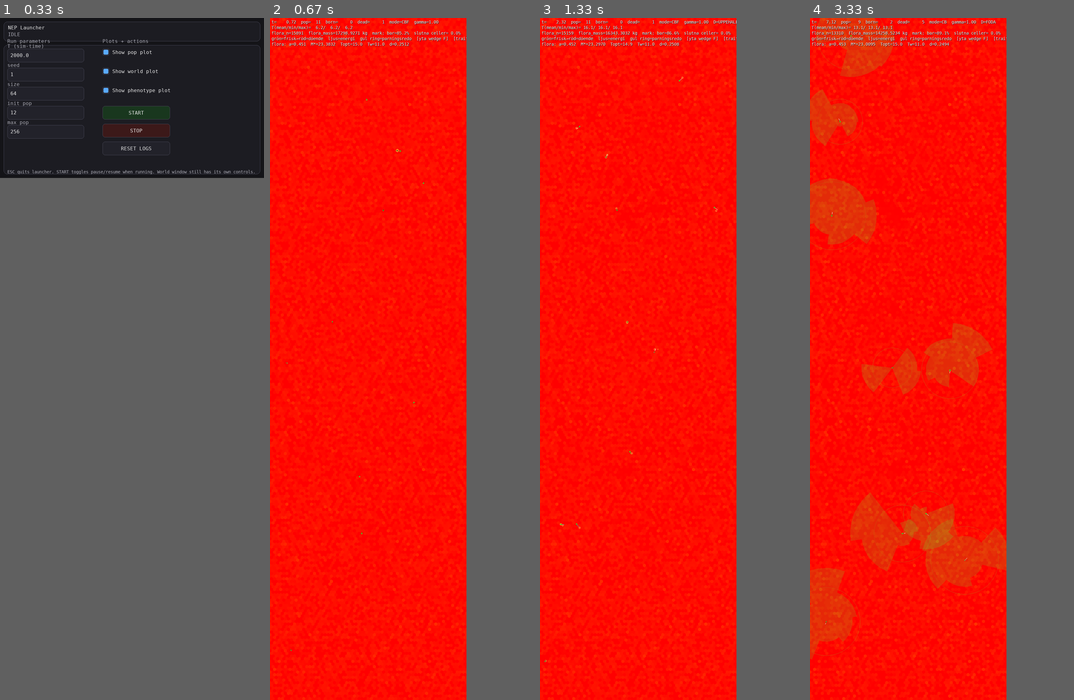
Above: before the commit, frames 1-4 (left to right).
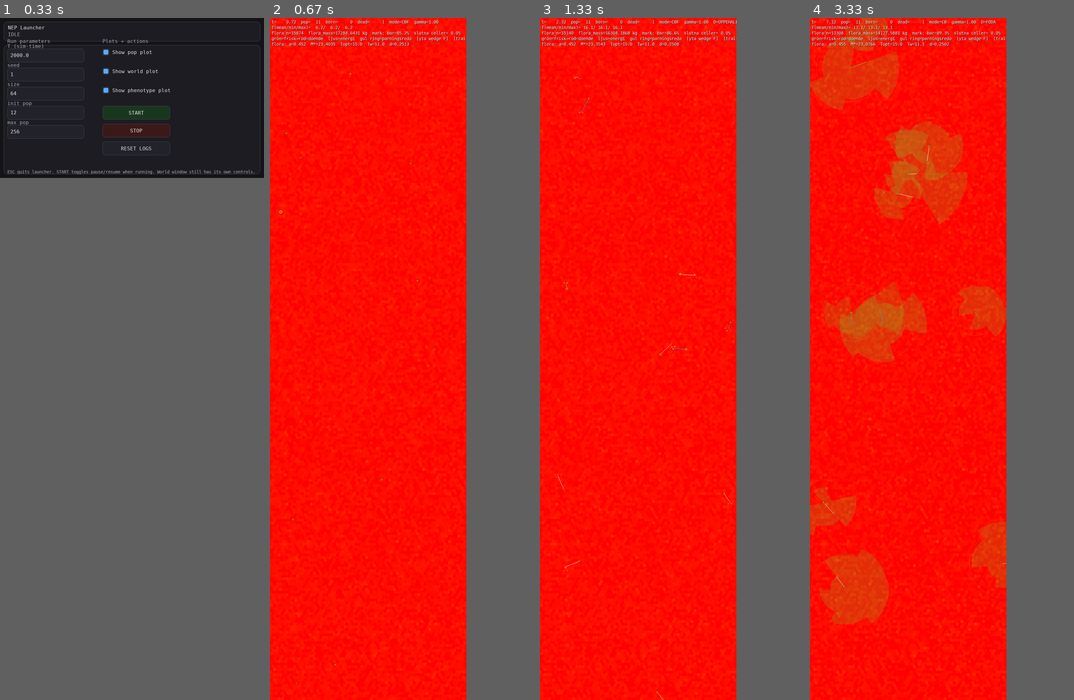
Above: after the commit, the same moments.

Repository: JoakimStorck/nep-process
Game: pygame game, started from nep_gui_launcher.py
The game is run twice, just before and just after one commit, with the same random seed, the same clock (stepped at 60 frames per second) and the same inputs.
Inputs (mouse positions are in pixels of both pictures, inside the frame that each line leads up to):
- Up to frame 1 (0.33 s): no input
- Up to frame 2 (0.67 s): click "START" at 0.38 s
- Up to frame 3 (1.33 s): hold D 0.67-1.13 s; move the mouse to (685, 461) at 0.7 s; hold W from 1.17 s (still down); move the mouse to (566, 372) at 1.2 s; tap Space at 1.23 s
- Up to frame 4 (3.33 s): release W at 1.47 s; hold D 1.5-1.97 s; move the mouse to (960, 365) at 1.53 s; tap Space at 1.57, 1.87, 2.07, 2.37, 2.63, 2.93, 3.07 s; hold A 2-2.53 s; move the mouse to (981, 536) at 2.03 s; tap 1 at 2.15 s; hold A 2.57-2.97 s; move the mouse to (894, 536) at 2.6 s; hold W from 3 s (still down); move the mouse to (902, 604) at 3.03 s

Frame 1 is identical in both runs. In frame 2, less than 0.1% of the frame differs, in the area x 3-70%, y 1-98%; in frame 3, 0.2%; in frame 4, 22%, in the area x 0-75%, y 0-100%.

Commit message:
0219: marschfarten härleds biomekaniskt
Kraftbalansen utgår. Farten sätts av kroppsstorleken, v = 1200 ·
(M/2 kg)^0,2 cellbredder per månad, alltså 0,39 km/dygn vid 2 kg och
0,18 vid 40 gram — en faktor 2,2 där kraftbalansen gav fyrtio.
v_travel_ref är härlett ur energimodellens bansträcka (4 340 cb/mån,
1,4 km/dygn) med en tortuositet på ungefär en tredjedel. Motståndet
sänker farten och höjer kostnaden per meter; ansträngningen normeras mot
djurets egen marschfart.

Sträckan gås i delsteg inom ticken: med 11–28 cellbredder per tick mot
en synvidd på 7 gick djuren blint och andelen tick i vatten steg från 12
till 53 procent. Nu stannar djuret där vattnet blir djupare än det
självt, och energin betalar för den sträcka som gicks. Andelen i vatten
är nu 8 procent.

Utfall, tre frön mot 0218: faunan överlever i f6-256 för första gången,
i alla tre frön — 45/57/54 djur efter fyra år mot utdöd vid 23–36
månader, djurmånader 6225–8109 mot 699–1467, och ungarnas medianålder
vid död 3,7–5,1 månader mot 0,8–3,7. I liten6 dör den fortfarande ut,
men tre till sex gånger senare.

Kvar: steget är längre än synvidden, delstegen löser hinder men inte
beslut, och kraftbalansens konstanter har inga läsare.

Co-Authored-By: Claude Opus 5 <noreply@anthropic.com>

Diff:
--- a/agent.py
+++ b/agent.py
@@ -301,6 +301,30 @@
     # ------------------------
     # Kraftbalansen sätter **farten**. Efter 0174 sätter den inte längre
     # energin; se `cot_k`.
+    # --- Marschfarten, biomekanisk (0219) --------------------------------
+    #
+    # Farten löstes tidigare ur en kraftbalans `F_prop = c₁v + c₂v²` med
+    # `F_prop ∝ M^(2/3)` och dragkonstanter som inte berodde på massan. Uppmätt
+    # gav det `fart ∝ M^0,95` mot verklighetens M^0,17–0,24 — en unge på 0,1 kg
+    # rörde sig en fyrtiondel så fort som en vuxen på 2 kg i stället för
+    # hälften — och skalan låg fyrtio gånger under den bansträcka
+    # energimodellen redan betalade för. `v_max = 100` var, med
+    # `docs/rorelsens-arkitektur.md`s egna ord, "en klampningsgräns och ingen
+    # biologisk fart".
+    #
+    # Nu sätts marschfarten av kroppsstorleken och energin ligger kvar på
+    # Taylors transportkostnad, så de två sidorna talar samma språk.
+    #
+    # `v_travel_ref` är **riktad** förflyttning vid full gas för ett djur på
+    # `v_ref_mass_kg`. Energimodellens bansträcka är 4 340 cellbredder per
+    # månad, alltså 1,4 km/dygn, vilket är rätt för en liten växtätare. En
+    # födosökande bana är slingrande, så nettoförflyttningen är omkring en
+    # tredjedel: 1 200 cellbredder per månad, 0,4 km/dygn.
+    v_travel_ref: float = 1200.0
+    v_ref_mass_kg: float = 2.0
+    v_mass_exp: float = 0.2
+    # Kraftbalansens konstanter. Utan läsare sedan 0219; `drag_lin` finns kvar
+    # eftersom scenariofilerna sätter den.
     F0: float = 5.0e4
     force_mass_exp: float = 2.0 / 3.0
     drag_lin: float = 220.0
@@ -1194,6 +1218,19 @@
         rest_N = (want_p - to_pool) * N_PER_KG_PROTEIN
         if rest_N > 0.0:
             self.out_nutrient_kg += rest_N
+
+    def marschfart(self) -> float:
+        """
+        Kroppens marschfart i cellbredder per månad (0219).
+
+        Biomekanisk allometri: `v = v_ref · (M/M_ref)^0,2`, mätt på den magra
+        våta massan — det är kroppens storlek och inte dess hull som sätter
+        steglängden. Ersätter kraftbalansen, vars dragkonstanter inte berodde
+        på massan och som gav `fart ∝ M^0,95`.
+        """
+        AP = self.AP
+        M = max(1e-9, self.M_lean_wet())
+        return float(AP.v_travel_ref) * (M / max(1e-9, float(AP.v_ref_mass_kg))) ** float(AP.v_mass_exp)
 
     def M_lean_wet(self) -> float:
         """
@@ -1814,7 +1851,10 @@
         _cat_eff      = max(0.0, float(getattr(AP, 'catabolism_eff', 1.0)))
         _k_basal      = float(AP.k_basal)
         _compute_cost = float(AP.compute_cost)
-        _v_max        = float(AP.v_max)
+        # Ansträngningen normeras mot djurets **egen** marschfart sedan 0219;
+        # `v_max` var ett arkitektoniskt tak och gav små djur en ansträngning
+        # nära noll oavsett hur hårt de faktiskt gick.
+        _v_max        = max(1e-9, self.marschfart())
         _D_max        = float(AP.D_max)
         # Massorna i `AgentParams` och i genomet är våt levande massa;
         # tillstånden är torrsubstans sedan 0216. Omräkningen sker här.
@@ -4231,10 +4271,7 @@
         u = clamp(allow_move * thrust * fatigue_factor * weak_move, 0.0, 1.0)
 
         M_pre = max(1e-9, self.body.M_lean_wet())
-        F_prop = u * float(self.AP.F0) * (M_pre ** float(self.AP.force_mass_exp))
-
-        c1 = float(self.AP.drag_lin)
-        c2 = float(self.AP.drag_quad)
+        v_egen = self.body.marschfart()
 
         # Vattnet som medium. Draget höjs med hur illa kroppen flyter gånger
         # hur djupt vattnet är. En neutral kropp möter inget extra motstånd; en
@@ -4246,8 +4283,6 @@
         w_fac = self._water_factor()
         if w_fac > 0.0:
             mult = 1.0 + float(self.AP.water_drag_gain) * w_fac
-            c1 *= mult
-            c2 *= mult
 
         # Lutningen i färdriktningen. Uppför kostar, nedför är billigt men inte
         # gratis — och asymmetrin mellan de två är fysiologi: koncentriskt
@@ -4272,41 +4307,22 @@
             if smult < 0.1:
                 smult = 0.1
             smult_cot = smult
-            c1 *= smult
-            c2 *= smult
-
-        if F_prop <= 0.0:
-            speed = 0.0
-        elif c2 > 0.0:
-            speed = (math.sqrt(c1 * c1 + 4.0 * c2 * F_prop) - c1) / (2.0 * c2)
-        else:
-            speed = F_prop / max(c1, 1e-12)
-        speed = min(max(0.0, speed), float(self.AP.v_max))
+
+        # Motståndet — vatten och lutning — sänker farten och höjer kostnaden
+        # per meter. Samma tal verkar alltså åt båda hållen, vilket är vad ett
+        # motstånd gör.
+        motst_fart = 1.0
+        if w_fac > 0.0:
+            motst_fart *= 1.0 + float(self.AP.water_drag_gain) * w_fac
+        if s_along != 0.0:
+            motst_fart *= max(0.1, smult_cot)
+        speed = max(0.0, u * v_egen / max(1e-9, motst_fart))
         self.last_speed = float(speed)
+        self._v_egen = float(v_egen)
 
         # Vid kraftbalans är den mekaniska effekten exakt dragkraftens
         # dissipation. Uttrycket är oförändrat men beror inte längre på
         # föregående ticks numeriska transient.
-        # **Transportkostnad, inte dragdissipation.** Se `AgentParams.cot_k`.
-        #
-        # Kraftbalansen ovan har satt farten och är färdig. Energin räknas i
-        # stället som massa gånger sträcka gånger en massberoende
-        # transportkostnad, och motståndet **höjer kostnaden** i stället för att
-        # sänka farten. Det ger vadandet och klättrandet rätt tecken utan
-        # additiva tillägg: den gamla formen gjorde båda billigare än att gå på
-        # platt torr mark, och bara vadandet hade fått en lapp.
-        #
-        # Sträckan är bansträckan — födosökets vandring plus den riktade färden
-        # — och inte nettoförflyttningen. Samma storhet som betesytan läser.
-        cot = float(self.AP.cot_k) * (M_pre ** float(self.AP.cot_mass_exp))
-        stracka_lu = float(self.AP.forage_path_rate) * dt + dt * max(0.0, speed)
-        motstand = 1.0
-        if w_fac > 0.0:
-            motstand *= 1.0 + float(self.AP.water_drag_gain) * w_fac
-        if s_along != 0.0:
-            motstand *= max(0.1, smult_cot)
-        E_move = cot * M_pre * stracka_lu * LENGTH_UNIT_M * motstand
-
         # --- 2. riktning: omedelbar, plus persistent brus ---------------------
         #
         # **Riktningen relaxerar inte.** En tick är 0,02 månader, alltså knappt
@@ -4381,8 +4397,37 @@
         self.heading = self._signed_angle(float(self.heading) + d_steer + d_noise)
 
         # --- 3. förflyttning och mätning -------------------------------------
-        step_x = dt * speed * math.cos(self.heading)
-        step_y = dt * speed * math.sin(self.heading)
+        #
+        # **Sträckan gås i delsteg (0219).** Med biomekanisk marschfart är
+        # steget 11–28 cellbredder per tick, medan synen når 7 och
+        # vägkostnaden 6: djuret skulle annars gå två till fyra gånger längre
+        # än det kan planera, och uppmätt hamnade det i vatten 53 procent av
+        # tickarna mot 12 före. Ett verkligt djur går inte blint i fjorton
+        # timmar. Här vandrar det längs sin kurs i steg om högst
+        # `kostnad_rackvidd / 2` och stannar där vattnet blir djupare än det
+        # själv — kursen omprövas inte, men foten sätts ned med ögonen öppna.
+        _langd = abs(dt * speed)
+        _delsteg = max(1.0, float(self.AP.kostnad_rackvidd) * 0.5)
+        _n_del = int(min(8.0, math.ceil(_langd / _delsteg))) if _langd > 0.0 else 0
+        _gick = 0.0
+        _cx, _cy = float(self.x), float(self.y)
+        _ref_djup = max(1e-9, self._body_depth())
+        world = getattr(self, "world", None)
+        for _i in range(_n_del):
+            _d = _langd / _n_del
+            _nx, _ny = self.grid.wrap_pos(_cx + _d * math.cos(self.heading),
+                                          _cy + _d * math.sin(self.heading))
+            if world is not None:
+                _c = int(self.grid.cell_of(_nx, _ny))
+                _djup = float(np.asarray(world.water)[_c])
+                if _djup > _ref_djup:
+                    break
+            _cx, _cy = _nx, _ny
+            _gick += _d
+        speed = _gick / dt if dt > 0.0 else 0.0
+        self.last_speed = float(speed)
+        step_x = _gick * math.cos(self.heading)
+        step_y = _gick * math.sin(self.heading)
 
         # Bansträcka och nettoförflyttning ackumuleras utan torusvikning, så att
         # kvoten mellan dem går att läsa i life-loggen. Den kvoten är Del 1:s
@@ -4413,6 +4458,28 @@
             self.disp_y += _ddy
             self._drift_dx = 0.0
             self._drift_dy = 0.0
+
+        # **Transportkostnad, inte dragdissipation.** Se `AgentParams.cot_k`.
+        #
+        # Kraftbalansen ovan har satt farten och är färdig. Energin räknas i
+        # stället som massa gånger sträcka gånger en massberoende
+        # transportkostnad, och motståndet **höjer kostnaden** i stället för att
+        # sänka farten. Det ger vadandet och klättrandet rätt tecken utan
+        # additiva tillägg: den gamla formen gjorde båda billigare än att gå på
+        # platt torr mark, och bara vadandet hade fått en lapp.
+        #
+        # Sträckan är bansträckan — födosökets vandring plus den riktade färden
+        # — och inte nettoförflyttningen. Samma storhet som betesytan läser.
+        cot = float(self.AP.cot_k) * (M_pre ** float(self.AP.cot_mass_exp))
+        # Bansträckan: födosökets vandring plus den sträcka djuret faktiskt
+        # gick, alltså efter delstegen (0219).
+        stracka_lu = float(self.AP.forage_path_rate) * dt + max(0.0, _gick)
+        motstand = 1.0
+        if w_fac > 0.0:
+            motstand *= 1.0 + float(self.AP.water_drag_gain) * w_fac
+        if s_along != 0.0:
+            motstand *= max(0.1, smult_cot)
+        E_move = cot * M_pre * stracka_lu * LENGTH_UNIT_M * motstand
 
         self.x, self.y = self.grid.wrap_pos(float(self.x) + step_x + _ddx,
                                             float(self.y) + step_y + _ddy)
@@ -4634,7 +4701,7 @@
         food_bio_kg: float,
         food_carcass_kg: float,
     ) -> float:
-        speed_n = clamp(speed / max(float(self.AP.v_max), 1e-9), 0.0, 1.0)
+        speed_n = clamp(speed / max(self.body.marschfart(), 1e-9), 0.0, 1.0)
         ate = 1.0 if (allow_eat > 0.20 and (food_bio_kg + food_carcass_kg) > 0.0) else 0.0
         return 0.03 + 0.45 * speed_n + 0.10 * ate
 
Not shown, changed: TODO.md
